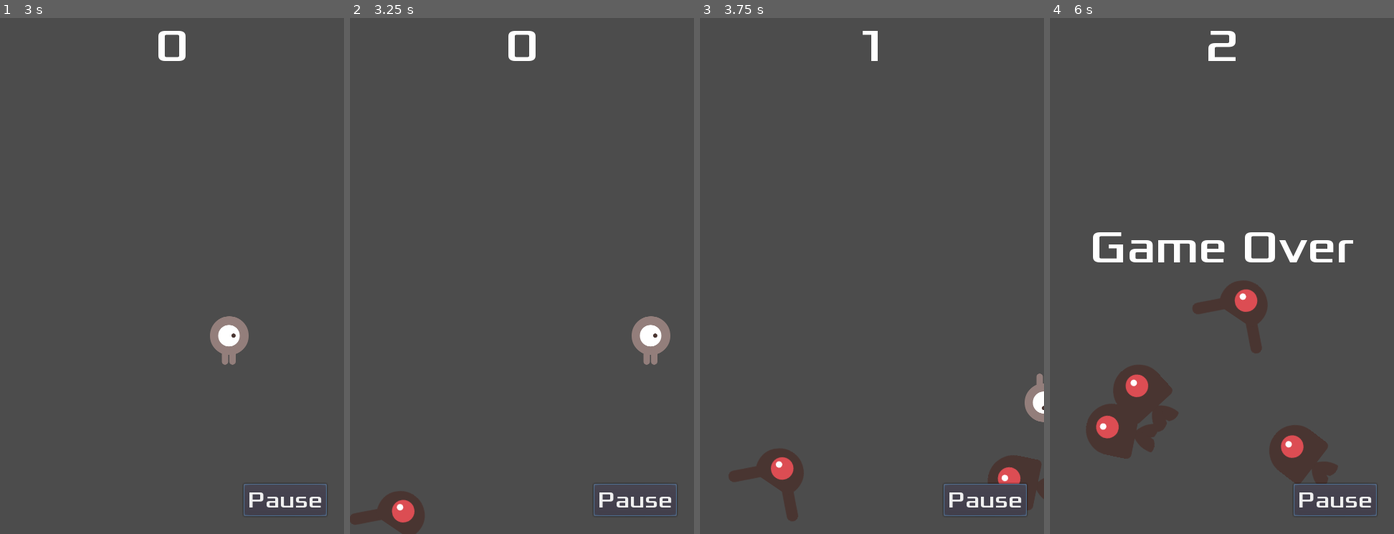
Above: before the commit, frames 1-4 (left to right).
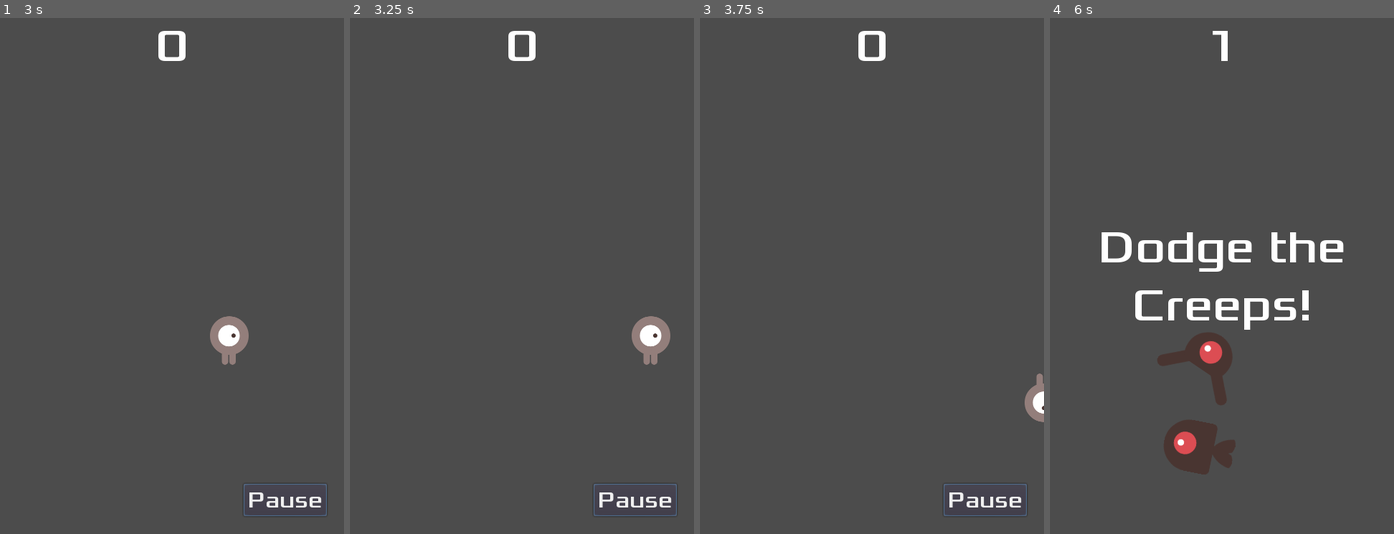
Above: after the commit, the same moments.

Repository: colinmxs/cs497
Game: Godot game, scene res://Main.tscn
Same seed, same stepped clock (60 frames per second), same inputs: the game is played once before the commit and once after it. The project has no main scene, so this scene is started directly.
Inputs:
- Up to frame 1 (3 s): click "Start" at 0.5 s; click "Pause" at 1.25 s; click "Play" at 2 s; hold Right (ui_right) from 2.78 s (still down)
- Up to frame 2 (3.25 s): keep holding Right (ui_right)
- Up to frame 3 (3.75 s): release Right (ui_right) at 3.53 s; hold Down (ui_down) from 3.53 s (still down)
- Up to frame 4 (6 s): release Down (ui_down) at 4.28 s; hold Right (ui_right) 4.28-5.03 s; hold Up (ui_up) 5.03-5.78 s; hold Left (ui_left) from 5.78 s (still down)

Frame 1 is identical in both runs. In frame 2, 1.0% of the frame differs, in the area x 0-22%, y 91-100%; in frame 3, 2.3%; in frame 4, 12%, in the area x 10-95%, y 2-97%.

Commit message:
get pause button working

Diff:
--- a/dodge_the_creeps/HUD.gd
+++ b/dodge_the_creeps/HUD.gd
@@ -1,6 +1,7 @@
 extends CanvasLayer
 
 signal start_game
+var paused = false
 
 func show_message(text):
     $MessageLabel.text = text
@@ -8,6 +9,7 @@
     $MessageTimer.start()
 
 func show_game_over():
+    $PauseButton.hide()
     show_message("Game Over")
     yield($MessageTimer, "timeout")
     $MessageLabel.text = "Dodge the\nCreeps!"
@@ -29,5 +31,7 @@
 func _on_PauseButton_toggled(button_pressed):
 	if button_pressed == true:
 		$PauseButton.text = "Play"
+		get_tree().paused = true
 	else:
+		get_tree().paused = false
 		$PauseButton.text = "Pause"
--- a/dodge_the_creeps/HUD.tscn
+++ b/dodge_the_creeps/HUD.tscn
@@ -20,6 +20,7 @@
 font_data = ExtResource( 2 )
 
 [node name="HUD" type="CanvasLayer"]
+pause_mode = 2
 script = ExtResource( 1 )
 
 [node name="ScoreLabel" type="Label" parent="."]
--- a/dodge_the_creeps/Main.gd
+++ b/dodge_the_creeps/Main.gd
@@ -19,21 +19,21 @@
     $HUD.show_message("Get Ready")
 
 func _on_MobTimer_timeout():
-    # Choose a random location on Path2D.
-    $MobPath/MobSpawnLocation.set_offset(randi())
-    # Create a Mob instance and add it to the scene.
-    var mob = Mob.instance()
-    add_child(mob)
-    # Set the mob's direction perpendicular to the path direction.
-    var direction = $MobPath/MobSpawnLocation.rotation + PI / 2
-    # Set the mob's position to a random location.
-    mob.position = $MobPath/MobSpawnLocation.position
-    # Add some randomness to the direction.
-    direction += rand_range(-PI / 4, PI / 4)
-    mob.rotation = direction
-    # Set the velocity (speed & direction).
-    mob.linear_velocity = Vector2(rand_range(mob.min_speed, mob.max_speed), 0)
-    mob.linear_velocity = mob.linear_velocity.rotated(direction)
+	# Choose a random location on Path2D.
+	$MobPath/MobSpawnLocation.set_offset(randi())
+	# Create a Mob instance and add it to the scene.
+	var mob = Mob.instance()
+	add_child(mob)
+	# Set the mob's direction perpendicular to the path direction.
+	var direction = $MobPath/MobSpawnLocation.rotation + PI / 2
+	# Set the mob's position to a random location.
+	mob.position = $MobPath/MobSpawnLocation.position
+	# Add some randomness to the direction.
+	direction += rand_range(-PI / 4, PI / 4)
+	mob.rotation = direction
+	# Set the velocity (speed & direction).
+	mob.linear_velocity = Vector2(rand_range(mob.min_speed, mob.max_speed), 0)
+	mob.linear_velocity = mob.linear_velocity.rotated(direction)
 
 
 func _on_StartTimer_timeout():
@@ -43,3 +43,7 @@
 func _on_ScoreTimer_timeout():
     score += 1
     $HUD.update_score(score)
+
+
+func _on_HUD_start_game():
+	new_game()
--- a/dodge_the_creeps/Main.tscn
+++ b/dodge_the_creeps/Main.tscn
@@ -38,4 +38,4 @@
 [connection signal="timeout" from="MobTimer" to="." method="_on_MobTimer_timeout"]
 [connection signal="timeout" from="ScoreTimer" to="." method="_on_ScoreTimer_timeout"]
 [connection signal="timeout" from="StartTimer" to="." method="_on_StartTimer_timeout"]
-[connection signal="start_game" from="HUD" to="." method="new_game"]
+[connection signal="start_game" from="HUD" to="." method="_on_HUD_start_game"]
